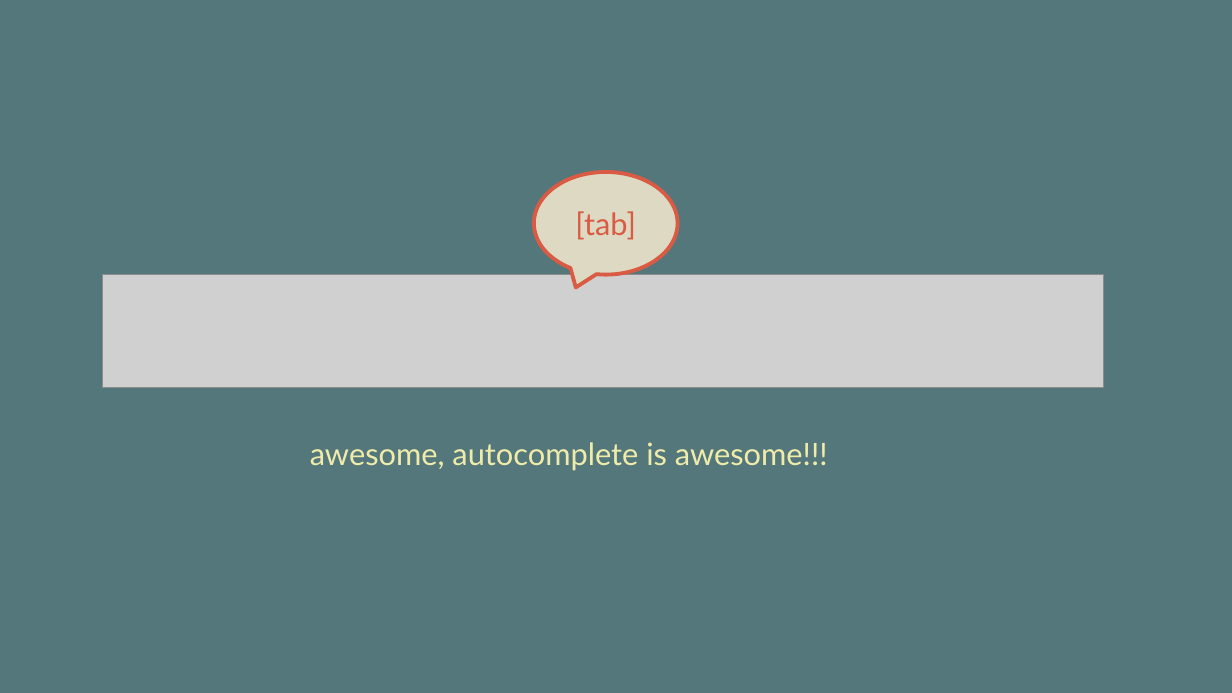
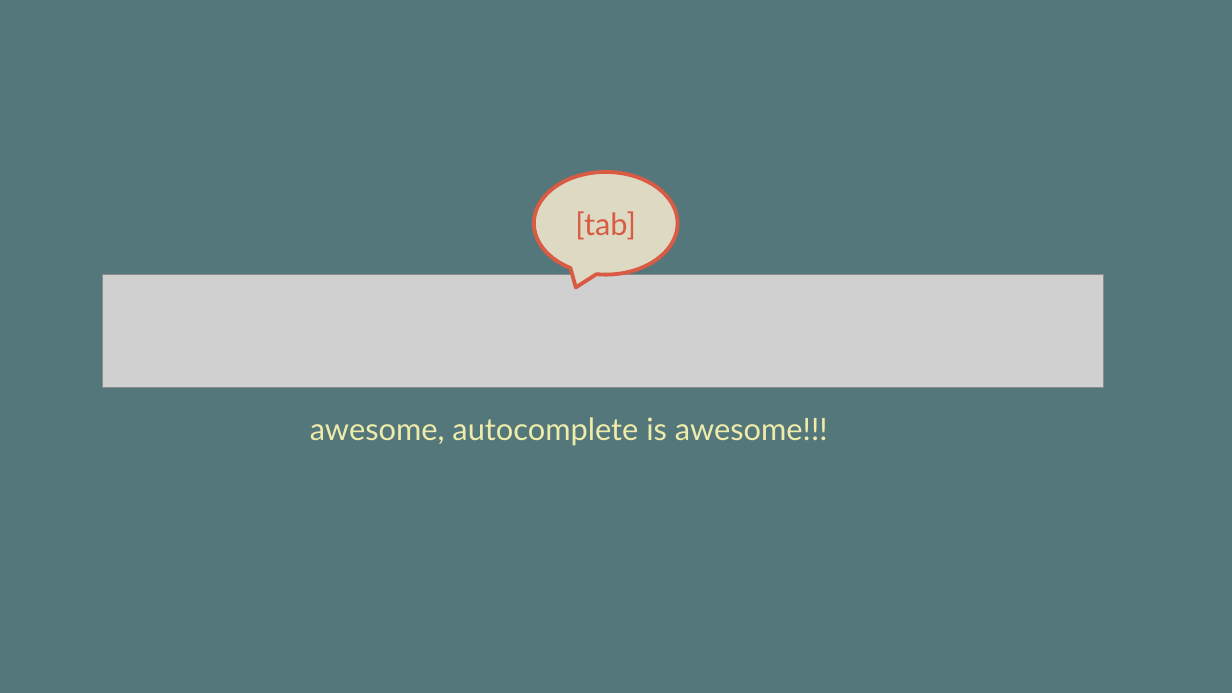
Before and after one commit to vinhnx/Git-for-beginners, a slide deck: slide 41 of git-beginner.pptx (slide 40 before the commit). Drawn at 1232x693 pixels with LibreOffice and Linux fonts; fonts in the diff are those of the drawing; grey boxes stand for pictures. Boxes give left, top, right and bottom in pixels: in the first picture for what was removed or moved away, otherwise in the second. Text is boxed around its words. In the diff, an @@ line names an element or a change of style, - is before the commit and + after.

```diff
--- a/git-beginner.pptx
+++ b/git-beginner.pptx
@@ text "awesome, autocomplete is awesome!!!": place and size @@
-text "awesome, autocomplete is awesome!!!" at <box>310,442,828,471</box>
+text "awesome, autocomplete is awesome!!!" at <box>310,417,828,446</box>
```
Also in this commit, not shown: 9 other slides changed, 1 slide added, 1 other file.
